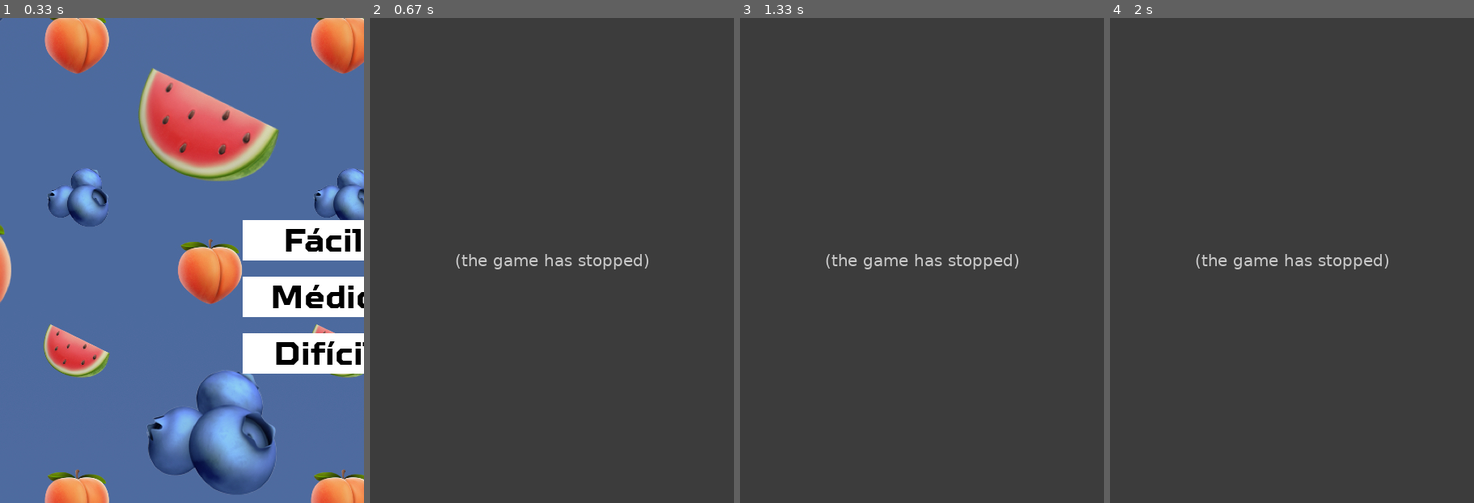
Above: before the commit, frames 1-4 (left to right).
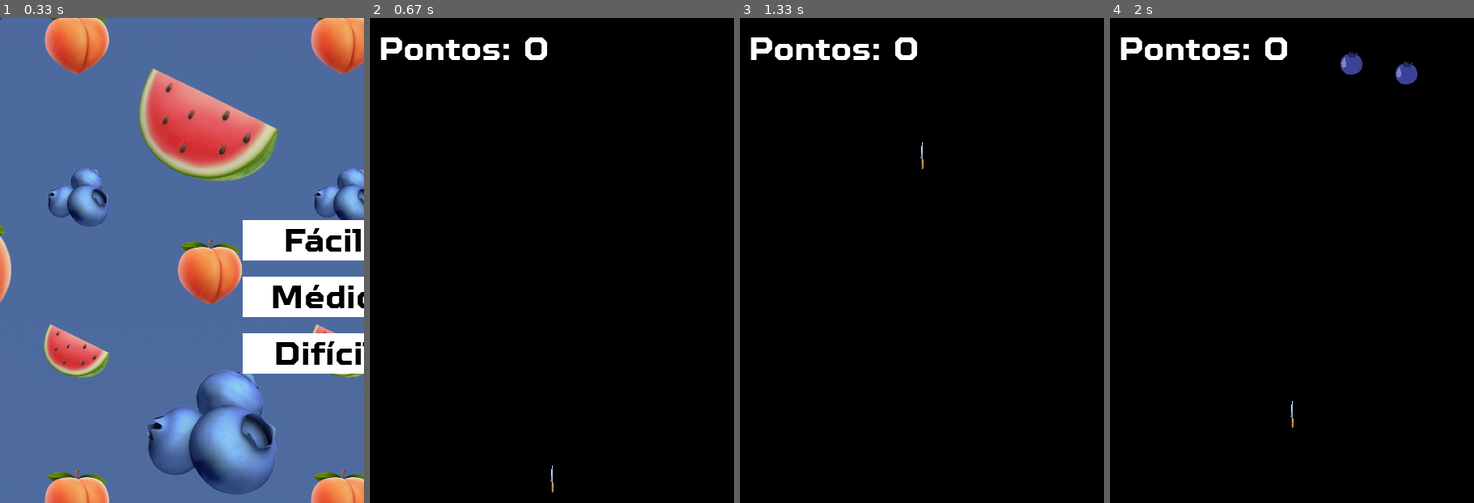
Above: after the commit, the same moments.

Repository: luanahfreitas/pygame
Game: pygame game, started from main.py
Two runs of this game, one before a commit and one after it. Both use one fixed random seed, a clock stepped at 60 frames per second and the inputs below.
Inputs:
- Up to frame 1 (0.33 s): no input
- Up to frame 2 (0.67 s): click "Difícil" at 0.38 s
- Up to frame 3 (1.33 s): tap Space at 0.67 s
- Up to frame 4 (2 s): tap Space at 1.57, 1.87 s

Frame 1 is identical in both runs. In frame 2, 100% of the frame differs, in the area x 0-100%, y 0-100%; in frame 3, 100%; in frame 4, 100%.
Error before the commit: TypeError: 'module' object is not subscriptable (game.py line 18); the game stopped at 0.38 s (later frames are placeholders)

Commit message:
commit luana teste jogo

Diff:
--- a/classes.py
+++ b/classes.py
@@ -3,11 +3,11 @@
 from assets import *
 from config import *
 
-class FACA(pygame.sprite.Sprite):
+class Faca(pygame.sprite.Sprite):
     def __init__(self, x, y, assets):
         pygame.sprite.Sprite.__init__(self)
         self.image = assets['faca']
-        self.rect = self.image.get_rect(midbottom=(WIDTH // 2, HEIGHT - 10))
+        self.rect = self.image.get_rect(midbottom=(x, y))
         self.speed_y = 0
         self.speed_x = 7
         self.lancada = False
@@ -36,7 +36,7 @@
             self.speed_y = -10
 
 
-class FRUTAS(pygame.sprite.Sprite):
+class Frutas(pygame.sprite.Sprite):
     def __init__(self, imagem_fruta):
         pygame.sprite.Sprite.__init__(self)
         self.image = imagem_fruta
--- a/game.py
+++ b/game.py
@@ -1,21 +1,23 @@
 import pygame
+from assets import load_assets
 from config import *
-from assets import *
 import random
-from classes import *
+from classes import Faca, Frutas, Bomba
+
+print("Faca está definida como:", Faca)
 
 def tela_jogo(screen,dificuldade,assets):
-    clock = pygame.time.Clock
+    clock = pygame.time.Clock()
     tempo_inicio = pygame.time.get_ticks()
+    assets = load_assets()
 
-    load = load_assets()
-    #fonte_score = assets['score_font']
+    fonte = assets['padrao_font']
 
     facas = pygame.sprite.Group()
     bombas = pygame.sprite.Group()
     frutas = pygame.sprite.Group()
 
-    faca_atual = FACA(assets['faca'])
+    faca_atual = Faca(WIDTH // 2, HEIGHT - 10, assets)
     facas.add(faca_atual)
 
     if dificuldade == EASY:
@@ -50,29 +52,38 @@
                 faca.update(None)
 
         if len(facas) == 0:
-            faca_atual = FACA(assets['faca'])
+            faca_atual = Faca(WIDTH // 2, HEIGHT - 10, assets)
             facas.add(faca_atual)
 
 
         if random.randint(1,50) == 1:
-            frutas.add(imagem_fruta)
+            frutas.add(Frutas(imagem_fruta[0]))
 
         if tempo_passado > 15 and random.randint(1,80) == 1:
-            bombas.add(Bomba(assets['bomba']))
+            bombas.add(Bomba(assets))
 
 
         frutas.update()
         bombas.update()
 
         #colisões
-        if pygame.sprite.groupcolisoes(facas,frutas,True,True):
+        if pygame.sprite.groupcollide(facas,frutas,True,True):
             pontos += 5
             assets['faca_sound'].play()
 
-        if pygame.sprite.groupcolisoes(facas,bombas,True,False):
+        if pygame.sprite.groupcollide(facas,bombas,True,False):
             assets['explosion_sound'].play()
             explodir_tela(screen,assets)
             return pontos
+
+        screen.fill(BLACK)
+        frutas.draw(screen)
+        bombas.draw(screen)
+        facas.draw(screen)
+
+        texto = fonte.render(f"Pontos: {pontos}", True, WHITE)
+        screen.blit(texto, (10, 10))
+        pygame.display.flip()
 
 def explodir_tela(screen,assets):
     animacao = assets['explosion_anim']
--- a/init_screen.py
+++ b/init_screen.py
@@ -1,6 +1,7 @@
 import pygame
 from assets import *
 from config import *
+from assets import load_assets
 
 pygame.init()
 
--- a/main.py
+++ b/main.py
@@ -1,22 +1,21 @@
 import pygame
-import assets
 from config import *
 from init_screen import *
 from game import *
-from assets import *
+from assets import load_assets
 
 pygame.init()
 pygame.mixer.init()
 
-
-
 screen = pygame.display.set_mode((WIDTH,HEIGHT))
 pygame.display.set_caption("desFRUTANDO")
+
+assets = load_assets()
 
 jogando = True
 
 while jogando:
-    state = init_screen(screen,load_assets)
+    state = init_screen(screen,assets)
     if state in [EASY,MEDIUM,HARD]:
         pontos = tela_jogo(screen,state,assets)
         #game over
Not shown, changed: assets/font/.DS_Store
